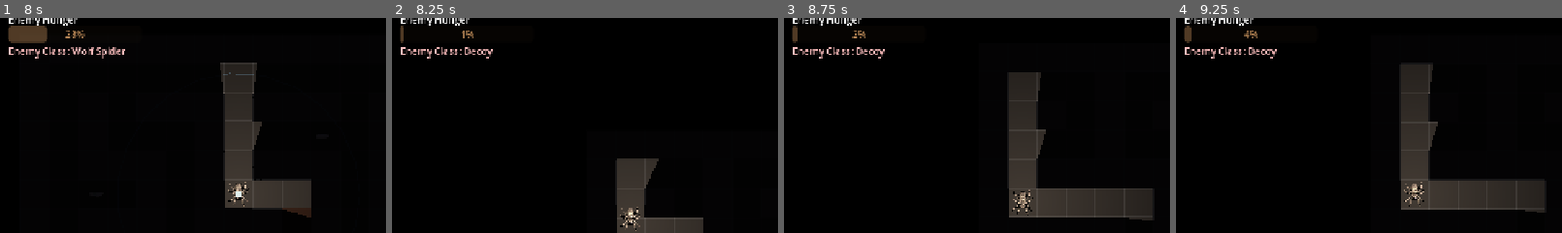
Above: before the commit, frames 1-4 (left to right).
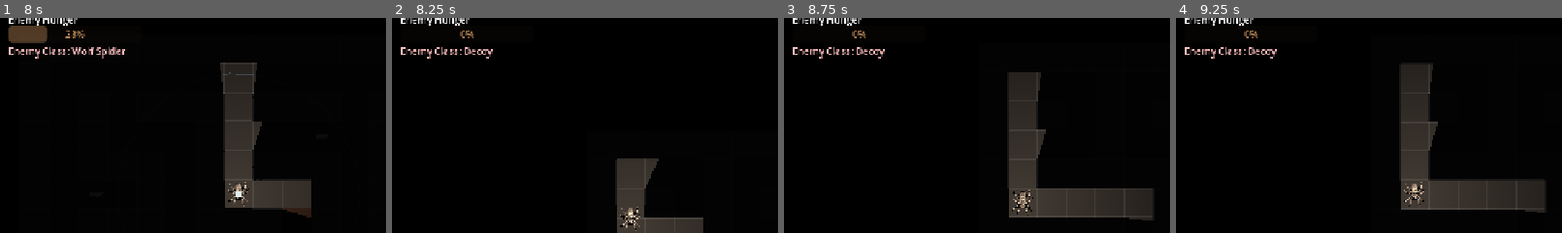
Above: after the commit, the same moments.

Repository: ehix/burrow
Game: Godot game, scene res://world/world.tscn
Same seed, same stepped clock (60 frames per second), same inputs: the game is played once before the commit and once after it.
Inputs (mouse positions are % of the whole screen's width and height, from its top left):
- Up to frame 1 (8 s): tap Enter at 0.5 s; move the mouse to (72, 44) at 0.52 s; hold D (move_right) 0.53-1.25 s; tap O (blockade) at 0.6, 2.1 s; click (72, 44) at 0.67 s; tap F (melee) every 1.5 s from 0.8 to 6.8 s; drag from (30, 54) to (54, 49) at 1.27 s; move the mouse to (60, 27) at 2.02 s; hold D (move_right) 2.03-2.75 s; drag from (45, 70) to (70, 76) at 2.77 s; move the mouse to (80, 65) at 3.52 s; hold A (move_left) 3.53-4.25 s; tap V (camouflage) at 3.6 s; drag from (20, 34) to (35, 24) at 4.27 s; move the mouse to (55, 49) at 5.02 s; hold S (move_down) 5.03-5.75 s; tap Z (decoy) at 5.1 s; click (55, 49) at 5.17 s; drag from (35, 24) to (50, 51) at 5.77 s; move the mouse to (72, 44) at 6.52 s; hold 1 (buy_upgrade_1) 6.53-7.25 s; hold G (dev_god_mode) 6.53-7.25 s; drag from (30, 54) to (80, 32) at 7.27 s
- Up to frame 2 (8.25 s): tap R (dev_reset_map) at 8 s; move the mouse to (60, 27) at 8.02 s; hold S (move_down) from 8.03 s (still down); hold 0 (dev_playtest_mode) from 8.03 s (still down)
- Up to frame 3 (8.75 s): keep holding S (move_down); keep holding 0 (dev_playtest_mode); tap F (melee) at 8.3 s
- Up to frame 4 (9.25 s): release S (move_down) at 8.75 s; release 0 (dev_playtest_mode) at 8.75 s; drag from (45, 70) to (20, 34) at 8.77 s
The pictures show only the part of the screen within x 19-69%, y 9-58%; the shares and areas given below are measured in that part.

Frame 1 is identical in both runs. In frame 2, 0.1% of the frame differs, in the area x 2-20%, y 3-12%; in frame 3, 0.2%; in frame 4, 0.2%.

Commit message:
Playtest Mode: also pause the enemy's hunger, not just its AI
freeze_enemy halted the enemy's movement/attack/skill decisions but its
HungerComponent ticks on its own _process, independent of Enemy's AI loop —
so a "frozen" enemy could still starve to death mid-playtest, firing a live
enemy_defeated. Scope HungerComponent.tick()/add() to freeze_enemy the same
way they're already scoped to god_mode for the player (new
_is_enemy_owned(), keyed off the "enemy" group), and give charge_all's
starving fail-safe (which drains health directly, bypassing add()) its own
freeze_enemy exemption since it doesn't inherit add()'s guard.

Co-Authored-By: Claude Sonnet 5 <noreply@anthropic.com>

Diff:
--- a/autoloads/game_state.gd
+++ b/autoloads/game_state.gd
@@ -34,10 +34,12 @@
 var freeze_others := false
 
 ## Narrower than freeze_others: halts only the enemy's own AI decisions
-## (movement, chasing, attacking, skill use). Larvae and hazards are
-## untouched, so catch-system testing (Playtest Mode, below) sees them
-## behaving exactly as in live play. Set by playtest_mode, below; not bound
-## to its own key.
+## (movement, chasing, attacking, skill use) and its hunger (no growth, no
+## starvation drain, exempt from the metabolic action-cost tax other spiders'
+## actions charge it — see HungerComponent._is_enemy_owned()). Larvae and
+## hazards are untouched, so catch-system testing (Playtest Mode, below)
+## sees them behaving exactly as in live play. Set by playtest_mode, below;
+## not bound to its own key.
 var freeze_enemy := false
 
 ## Dev tool (G): freezes the player's health and hunger — no incoming damage,
--- a/components/hunger_component.gd
+++ b/components/hunger_component.gd
@@ -47,6 +47,8 @@
 func tick(delta: float) -> void:
 	if GameState.god_mode and _is_player_owned():
 		return
+	if GameState.freeze_enemy and _is_enemy_owned():
+		return
 	if current_hunger < max_hunger:
 		current_hunger = minf(max_hunger, current_hunger + hunger_rate * delta)
 		hunger_changed.emit(current_hunger, max_hunger)
@@ -84,6 +86,8 @@
 		return
 	if GameState.god_mode and _is_player_owned():
 		return
+	if GameState.freeze_enemy and _is_enemy_owned():
+		return
 	current_hunger = minf(max_hunger, current_hunger + amount)
 	hunger_changed.emit(current_hunger, max_hunger)
 
@@ -97,6 +101,11 @@
 	if tree == null or amount <= 0.0:
 		return
 	for spider in tree.get_nodes_in_group("spiders"):
+		# A frozen enemy (Playtest Mode) is exempt even here: charge_all's
+		# starving fail-safe drains health directly, bypassing add()'s own
+		# freeze_enemy guard below, so it needs its own check.
+		if GameState.freeze_enemy and spider.is_in_group("enemy"):
+			continue
 		var hunger: HungerComponent = null
 		var health: HealthComponent = null
 		for child in spider.get_children():
@@ -127,6 +136,14 @@
 	return parent != null and parent.is_in_group("player")
 
 
+## Playtest Mode's freeze_enemy (0) is scoped to the enemy the same way
+## god_mode is scoped to the player: check the owner's group, so a future
+## second enemy (if ever added) isn't accidentally caught by a broad flag.
+func _is_enemy_owned() -> bool:
+	var parent := get_parent()
+	return parent != null and parent.is_in_group("enemy")
+
+
 func _find_sibling_health() -> HealthComponent:
 	var parent := get_parent()
 	if parent == null:
--- a/tests/test_hunger_component.gd
+++ b/tests/test_hunger_component.gd
@@ -154,6 +154,71 @@
 	assert_eq(hunger.current_hunger, 50.0, "god mode freezes the player's hunger")
 
 
+func test_freeze_enemy_freezes_hunger_for_the_enemy() -> void:
+	var owner := Node2D.new()
+	owner.add_to_group("enemy")
+	var hunger := HungerComponent.new()
+	hunger.max_hunger = 100.0
+	hunger.hunger_rate = 10.0
+	hunger.current_hunger = 50.0
+	owner.add_child(hunger)
+	add_child_autofree(owner)
+	GameState.freeze_enemy = true
+	hunger.tick(5.0) # would otherwise add 50 hunger
+	hunger.add(20.0) # metabolic action cost also frozen
+	GameState.freeze_enemy = false # don't leak into other tests
+	assert_eq(hunger.current_hunger, 50.0, "playtest mode freezes the enemy's hunger")
+
+
+func test_freeze_enemy_does_not_affect_the_player() -> void:
+	var owner := Node2D.new()
+	owner.add_to_group("player")
+	var hunger := HungerComponent.new()
+	hunger.max_hunger = 100.0
+	hunger.hunger_rate = 10.0
+	hunger.current_hunger = 50.0
+	owner.add_child(hunger)
+	add_child_autofree(owner)
+	GameState.freeze_enemy = true
+	hunger.tick(5.0)
+	GameState.freeze_enemy = false
+	assert_eq(hunger.current_hunger, 100.0, "freeze_enemy is scoped to the enemy, not the player")
+
+
+func test_charge_all_exempts_a_frozen_enemy() -> void:
+	var enemy := Node2D.new()
+	enemy.add_to_group("spiders")
+	enemy.add_to_group("enemy")
+	var hunger := HungerComponent.new()
+	hunger.current_hunger = 10.0
+	enemy.add_child(hunger)
+	add_child_autofree(enemy)
+	GameState.freeze_enemy = true
+	HungerComponent.charge_all(get_tree(), 4.0)
+	GameState.freeze_enemy = false # don't leak into other tests
+	assert_eq(hunger.current_hunger, 10.0, "a frozen enemy is exempt from the metabolic tax")
+
+
+func test_charge_all_starvation_fail_safe_exempts_a_frozen_enemy() -> void:
+	# The starving fail-safe drains health directly, bypassing add()'s own
+	# guard, so it needs its own check in the charge_all loop.
+	var enemy := Node2D.new()
+	enemy.add_to_group("spiders")
+	enemy.add_to_group("enemy")
+	var health := HealthComponent.new()
+	health.max_health = 100.0
+	health.current_health = 100.0
+	enemy.add_child(health)
+	var hunger := HungerComponent.new()
+	hunger.current_hunger = hunger.max_hunger # already starving
+	enemy.add_child(hunger)
+	add_child_autofree(enemy)
+	GameState.freeze_enemy = true
+	HungerComponent.charge_all(get_tree(), 6.0)
+	GameState.freeze_enemy = false # don't leak into other tests
+	assert_eq(health.current_health, 100.0, "a frozen enemy takes no starvation-fail-safe damage either")
+
+
 func test_charge_all_drains_health_instead_once_starving() -> void:
 	# A spider already at max hunger has nowhere for the charge to go, so the
 	# fail-safe drains its health instead (actions never go free while starving).
Not shown, changed: docs/superpowers/specs/2026-07-10-playtest-mode-design.md
